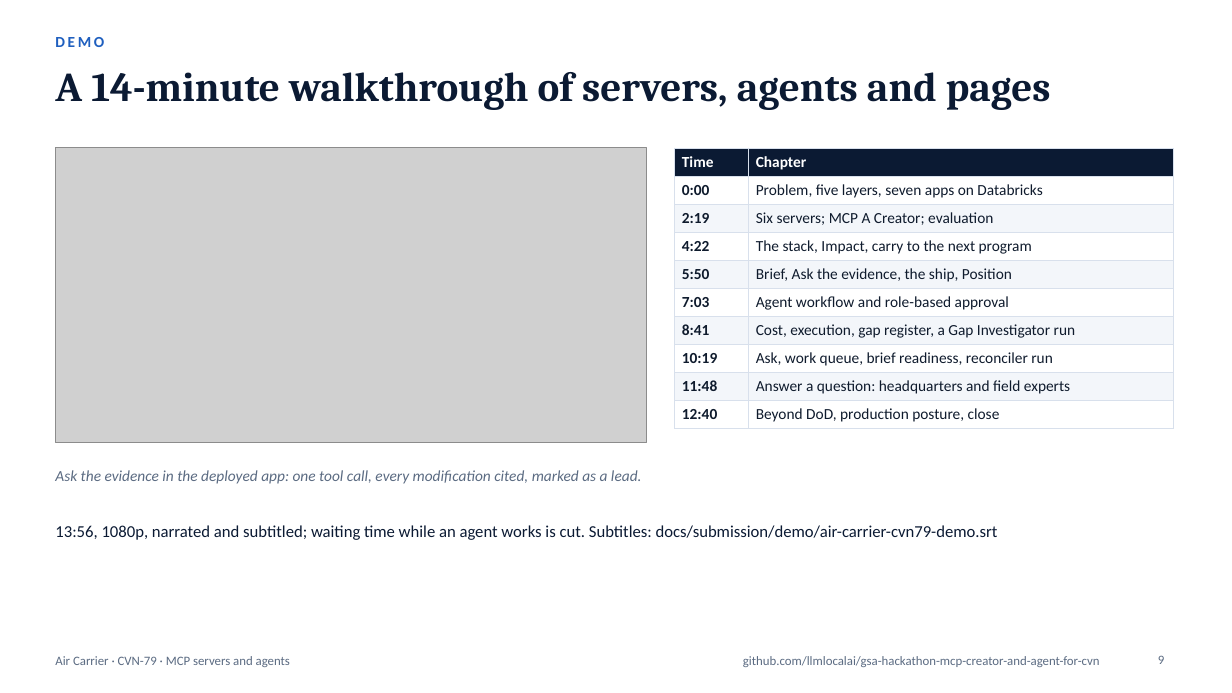
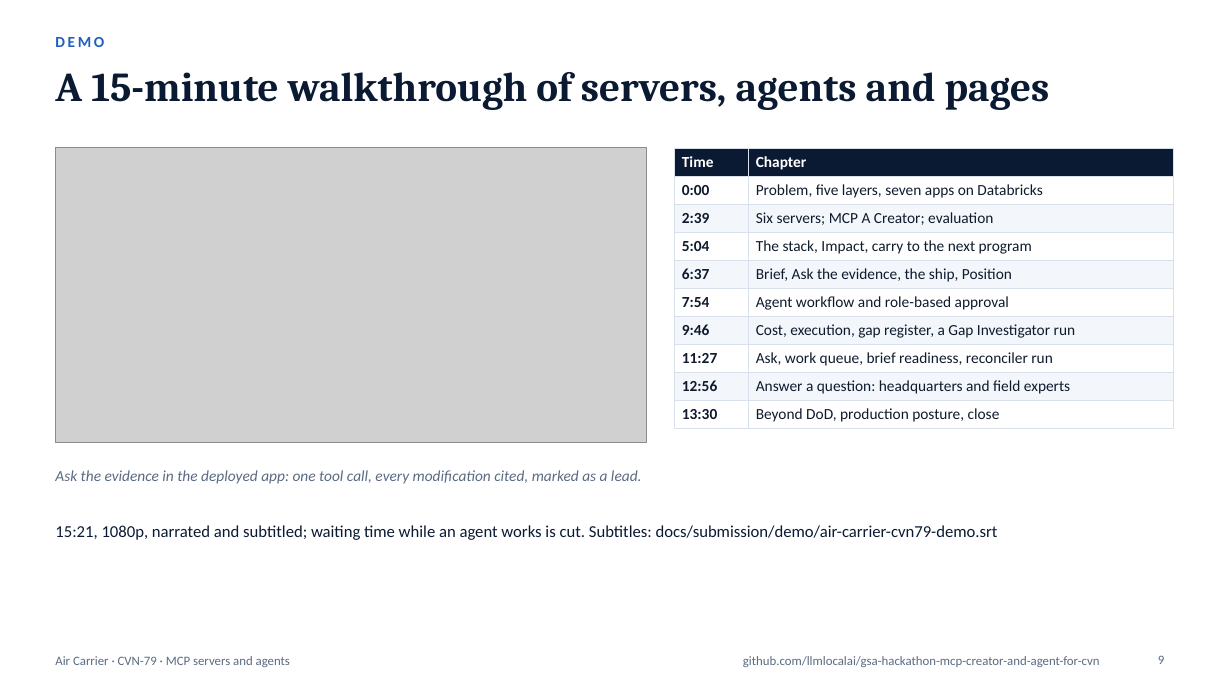
Before and after one commit to gsa-mcp-hackathon/gsa-hackathon-mcp-creator-and-agent-for-air-carrier, a slide deck: slide 9 of docs/submission/mcp-a-creator-one-hub-deck.pptx. Drawn at 1232x693 pixels with LibreOffice and Linux fonts; fonts in the diff are those of the drawing; grey boxes stand for pictures. Boxes give left, top, right and bottom in pixels: in the first picture for what was removed or moved away, otherwise in the second. Text is boxed around its words. In the diff, an @@ line names an element or a change of style, - is before the commit and + after.

```diff
--- a/docs/submission/mcp-a-creator-one-hub-deck.pptx
+++ b/docs/submission/mcp-a-creator-one-hub-deck.pptx
@@ title at box(55, 72, 1050, 110): text changed @@
-A 14-minute walkthrough of servers, agents and pages
+A 15-minute walkthrough of servers, agents and pages
@@ table at box(675, 148, 1174, 426) @@
-row 3, column 1: 2:19
+row 3, column 1: 2:39
-row 4, column 1: 4:22
+row 4, column 1: 5:04
-row 5, column 1: 5:50
+row 5, column 1: 6:37
-row 6, column 1: 7:03
+row 6, column 1: 7:54
-row 7, column 1: 8:41
+row 7, column 1: 9:46
-row 8, column 1: 10:19
+row 8, column 1: 11:27
-row 9, column 1: 11:48
+row 9, column 1: 12:56
-row 10, column 1: 12:40
+row 10, column 1: 13:30
@@ text at box(55, 525, 998, 540): text changed @@
-13:56, 1080p, narrated and subtitled; waiting time while an agent works is cut. Subtitles: docs/submission/demo/air-carrier-cvn79-demo.srt
+15:21, 1080p, narrated and subtitled; waiting time while an agent works is cut. Subtitles: docs/submission/demo/air-carrier-cvn79-demo.srt
```
Also in this commit, not shown: 5 other files.
